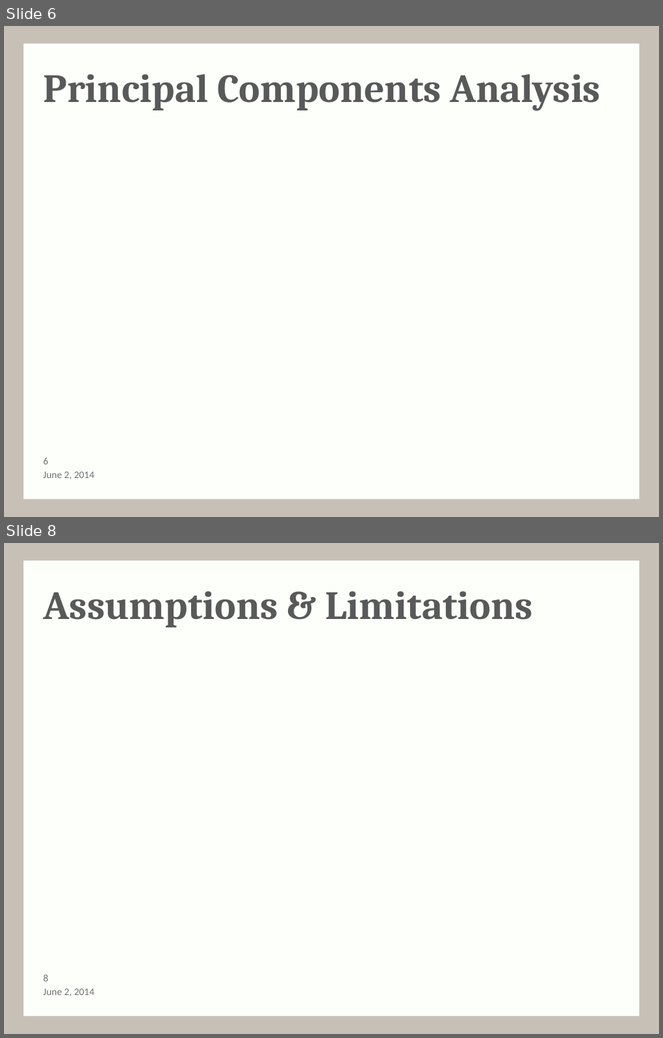
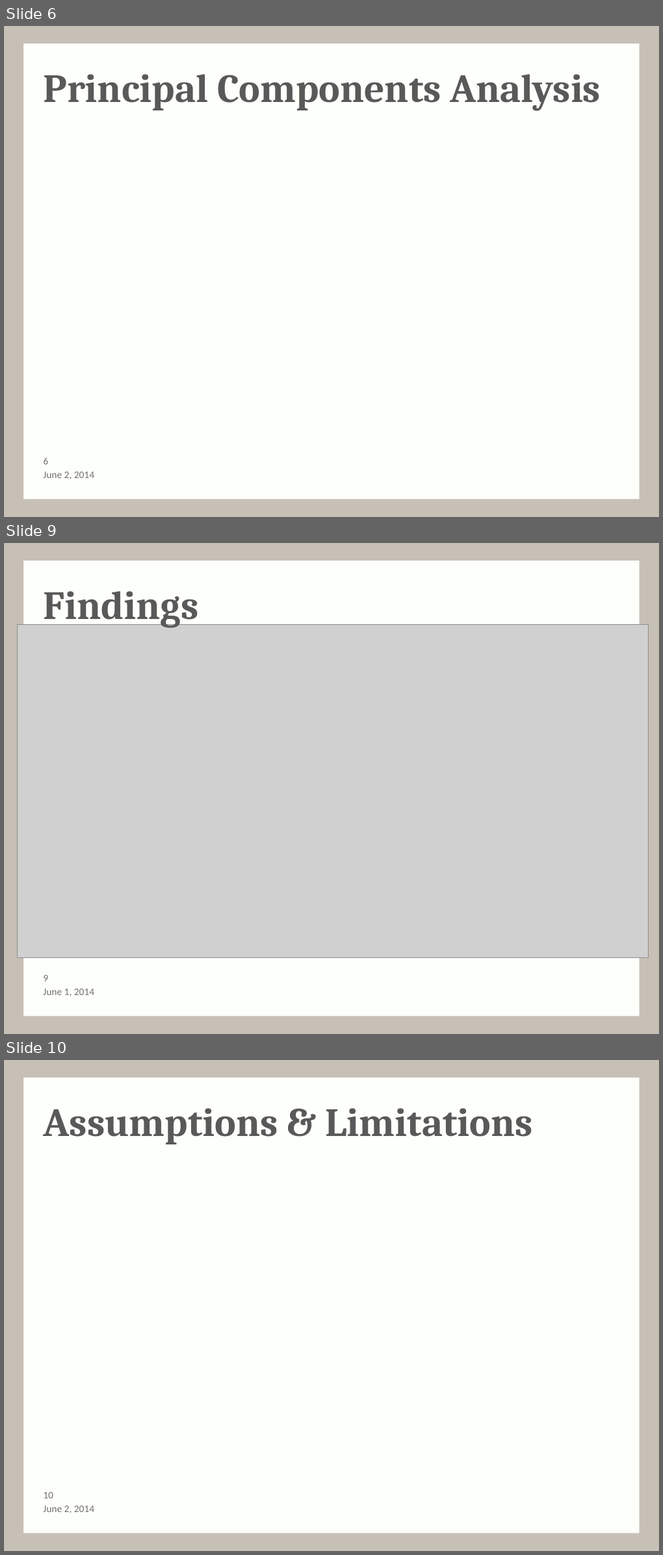
Before and after one commit to andy-olstad/POGSproj3, a slide deck: Project3_presentation.pptx. Shown one above the other, each under a label of ours: slides 6 and 8 before the commit, slides 6, 9 and 10 after it; the slides between them are not shown. The pictures are 663x1038 and 663x1555 pixels, drawn with LibreOffice and Linux fonts; fonts in the diff are those of the drawing; grey boxes stand for pictures; background and template pictures are left out. Boxes give left, top, right and bottom in pixels: in the first picture for what was removed or moved away, otherwise in the second. Text is boxed around its words. In the diff, an @@ line names an element or a change of style, - is before the commit and + after.

```diff
--- a/Project3_presentation.pptx
+++ b/Project3_presentation.pptx
@@ slide 9 added at bbox=[4, 543, 659, 1034], background #C6C0B7; not listed: 1 template element that a slide beside it also shows @@
@@ title added at bbox=[43, 591, 198, 627], 44 pt, text #595959, bold @@
+Findings
@@ picture added at bbox=[17, 625, 648, 958] @@
@@ text added at bbox=[43, 989, 94, 997], 11 pt, text #717171 @@
+June 1, 2014
@@ page number added at bbox=[43, 975, 48, 982], 11 pt, text #717171 @@
+9
@@ what was slide 8 is now slide 10 @@
@@ page number at bbox=[43, 1492, 53, 1499]: text changed @@
-8
+10
```
Also in this commit, not shown: 3 slides changed, 1 other slide added, 5 other files.
